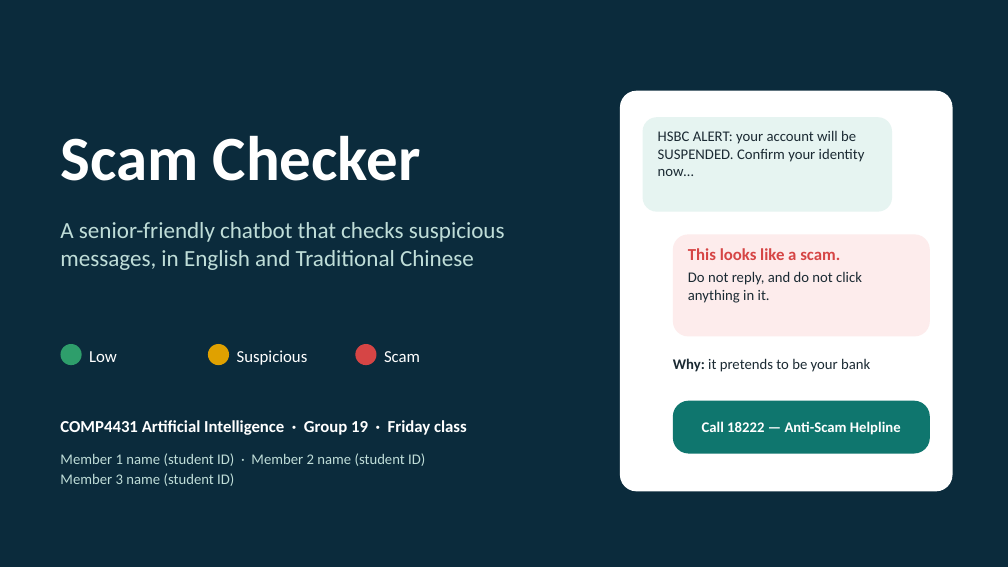
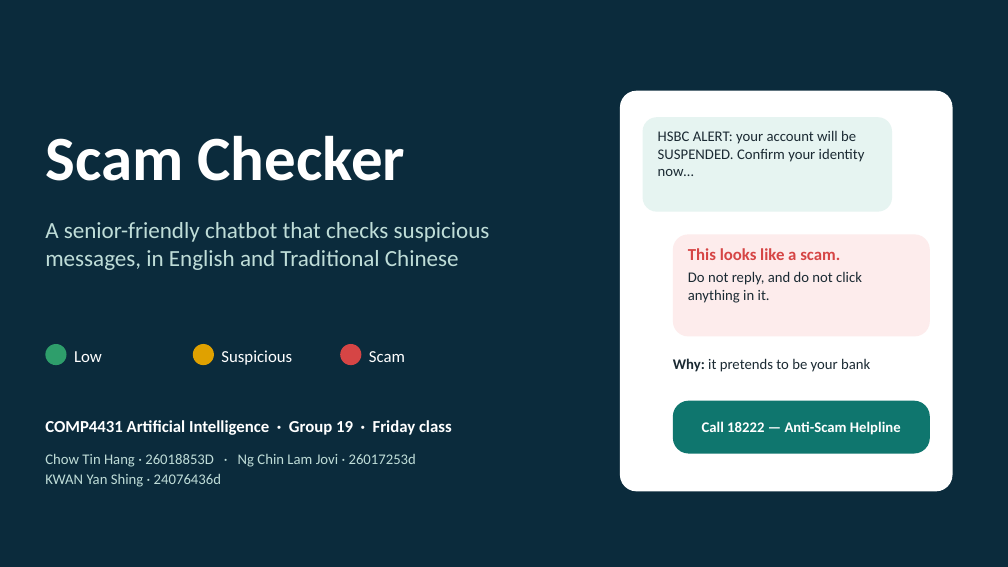
Before and after one commit to NCLJovi/COMP4431Grp19, a slide deck: slide 1 of docs/presentation/Scam_Checker_Group19.pptx. Drawn at 1008x567 pixels with LibreOffice and Linux fonts; fonts in the diff are those of the drawing. Boxes give left, top, right and bottom in pixels: in the first picture for what was removed or moved away, otherwise in the second. Text is boxed around its words. In the diff, an @@ line names an element or a change of style, - is before the commit and + after.

```diff
--- a/docs/presentation/Scam_Checker_Group19.pptx
+++ b/docs/presentation/Scam_Checker_Group19.pptx
@@ 6 texts, 3 ellipses moved together from (x1=60, y1=135, x2=505, y2=435) to (x1=45, y1=135, x2=490, y2=435) @@
@@ text at (x1=45, y1=454, x2=416, y2=487): text changed @@
-Member 1 name (student ID) · Member 2 name (student ID)
-Member 3 name (student ID)
+Chow Tin Hang · 26018853D · Ng Chin Lam Jovi · 26017253d
+KWAN Yan Shing · 24076436d
```
Also in this commit, not shown: 6 other slides changed, 3 slides added.
